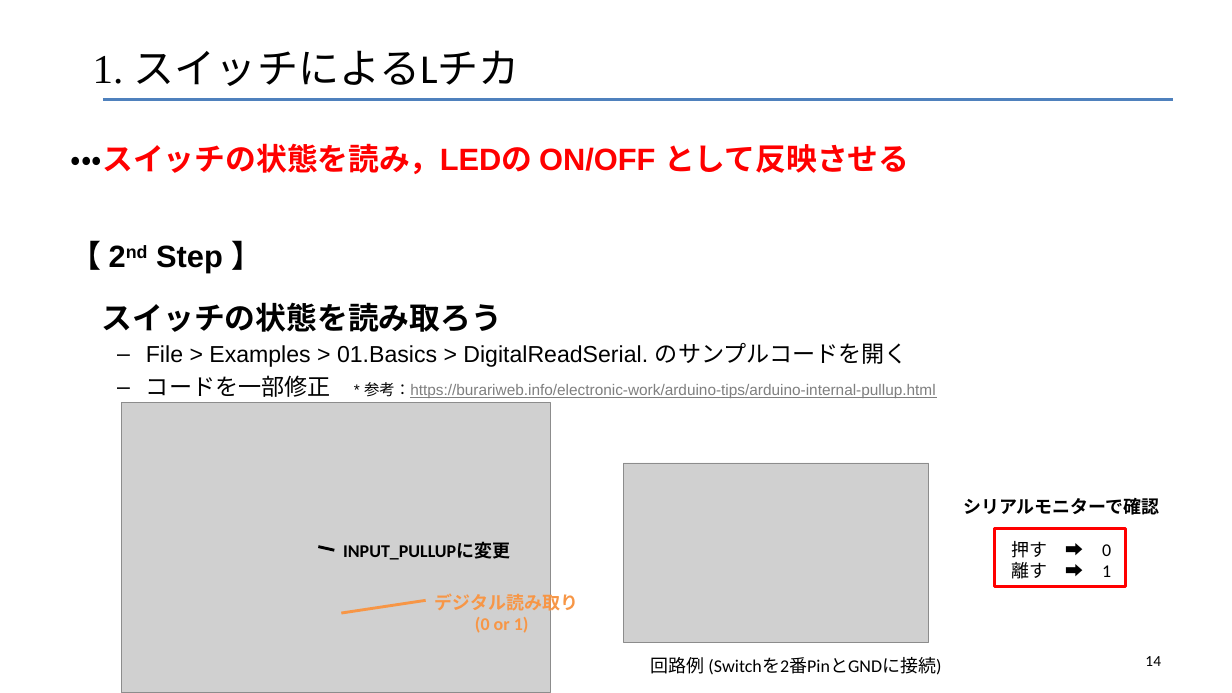
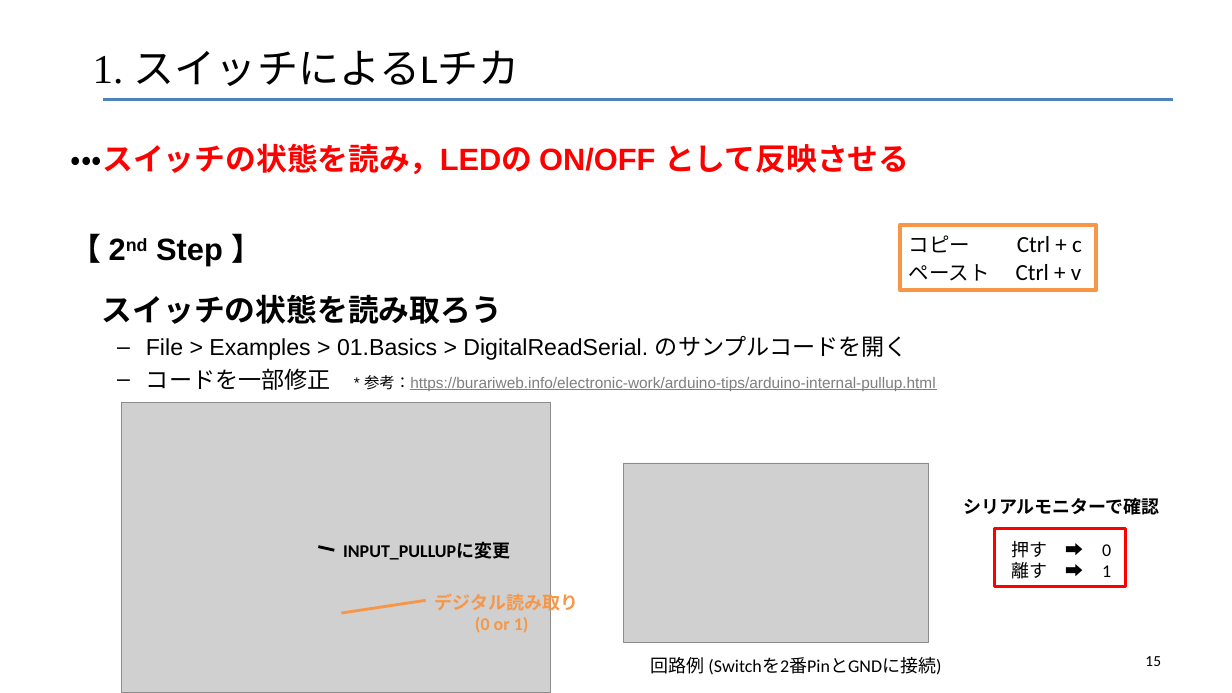
Before and after one commit to robot-cs/Tech-Education-Hub, a slide deck: slide 15 of Arduino-Basics/Arduino講座1.pptx (slide 14 before the commit). Drawn at 1232x693 pixels with LibreOffice and Linux fonts; fonts in the diff are those of the drawing; grey boxes stand for pictures. Boxes give left, top, right and bottom in pixels: in the first picture for what was removed or moved away, otherwise in the second. Text is boxed around its words. In the diff, an @@ line names an element or a change of style, - is before the commit and + after.

Commit message:
update Arduino-slide

```diff
--- a/Arduino-Basics/Arduino講座1.pptx
+++ b/Arduino-Basics/Arduino講座1.pptx
@@ text "・・・スイッチの状態を読み，LEDの ON/OFF として反映させる" rewrapped from box(71, 143, 936, 398) to box(71, 143, 936, 391) @@
@@ rectangle added at box(900, 225, 1097, 290), outline #F79646 3 pt, 18 pt, text #000000 @@
+コピー Ctrl + c
+ペースト Ctrl + v
@@ page number at box(1145, 656, 1161, 666): text changed @@
-14
+15
```
Also in this commit, not shown: 9 other slides changed, 6 slides added.
